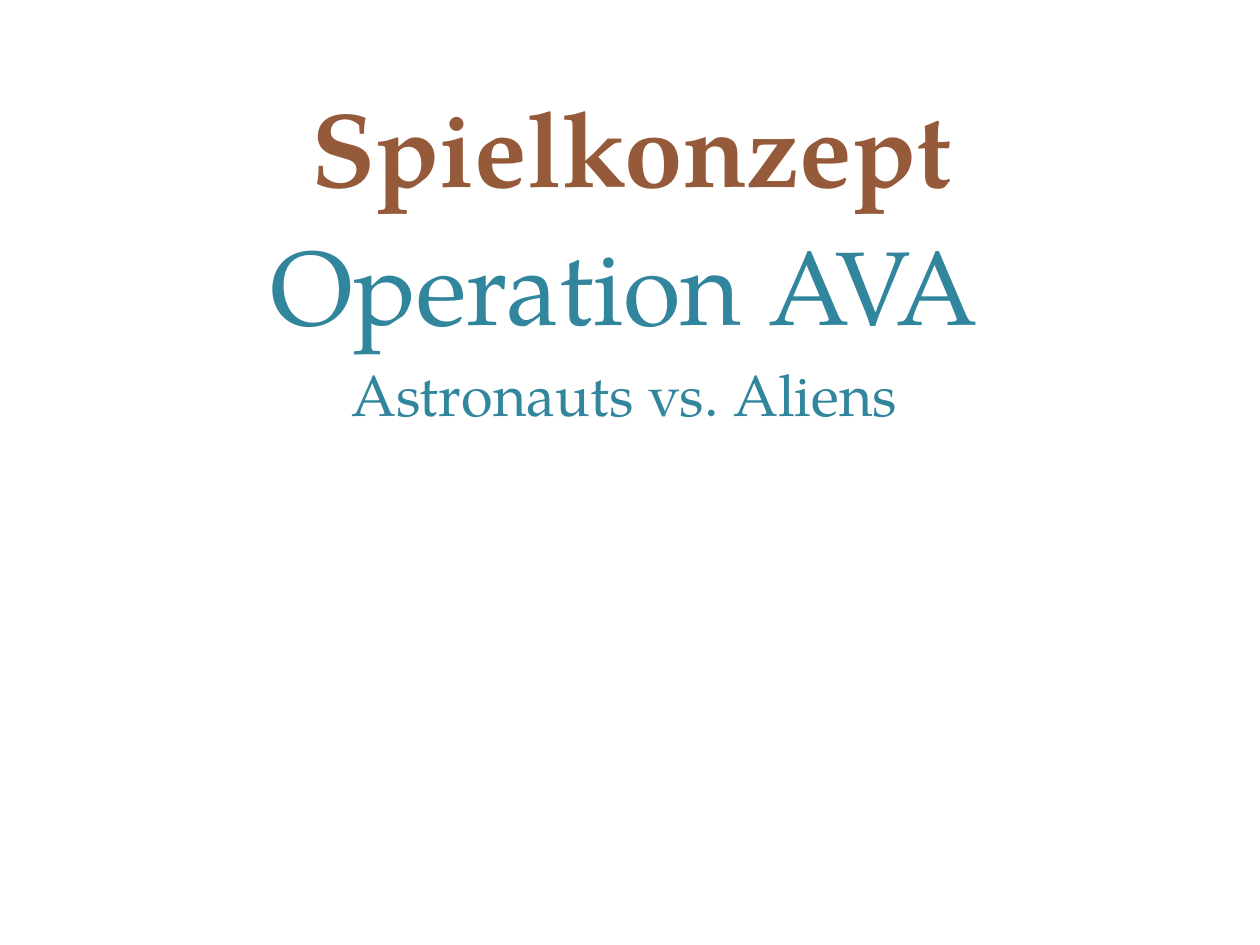
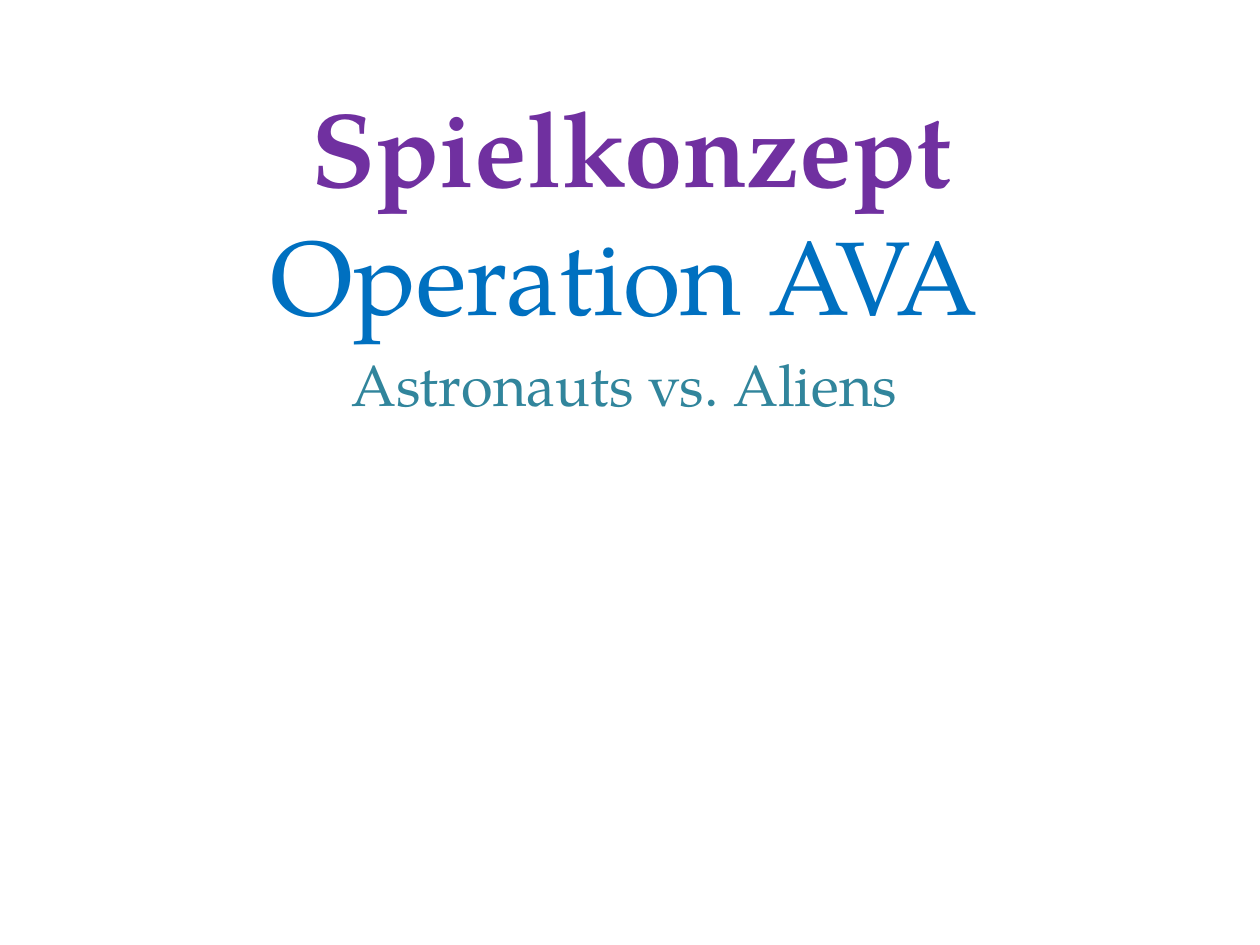
Before and after one commit to Instinctlol/gamelab2014, a slide deck: slide 1 of Abschlusspräsentation/SpielkonzeptFINAL.pptx. Drawn at 1260x945 pixels with LibreOffice and Linux fonts; fonts in the diff are those of the drawing; background and template pictures are left out. Boxes give left, top, right and bottom in pixels: in the first picture for what was removed or moved away, otherwise in the second. Text is boxed around its words. In the diff, an @@ line names an element or a change of style, - is before the commit and + after.

```diff
--- a/Abschlusspräsentation/SpielkonzeptFINAL.pptx
+++ b/Abschlusspräsentation/SpielkonzeptFINAL.pptx
@@ title "Spielkonzept" at <box>311,111,951,214</box>: text colour #955A39 to #7030A0 @@
@@ subtitle "Operation AVA": place and size @@
-subtitle "Operation AVA" at <box>271,250,978,417</box>
+subtitle "Operation AVA" at <box>271,206,978,407</box>
@@ subtitle at <box>271,206,978,345</box>: text colour #31859C to #0070C0 in "Operation AVA" @@
```
Also in this commit, not shown: 10 other slides changed, 1 slide added, 1 slide removed, 3 other files.
